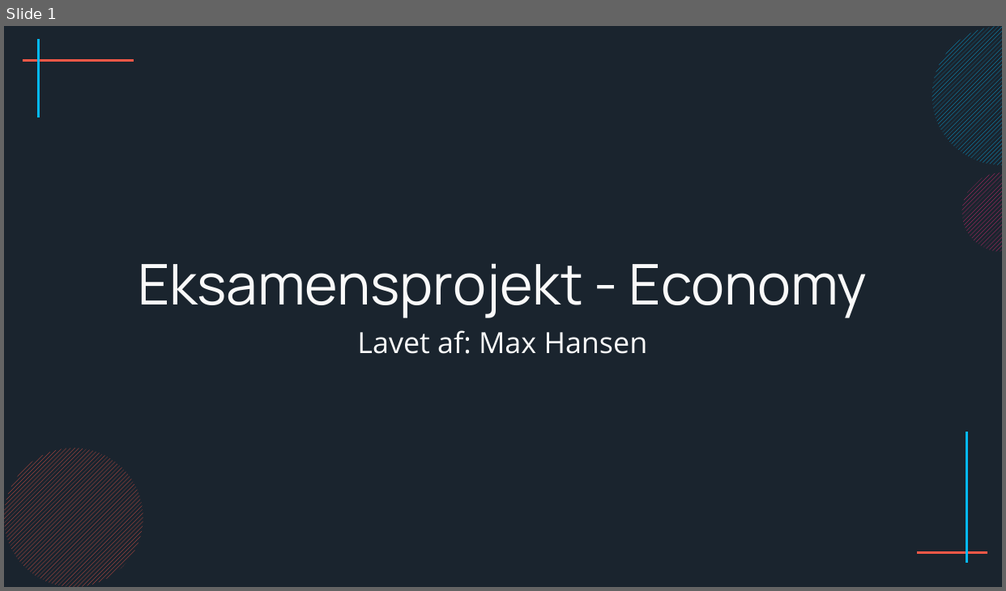
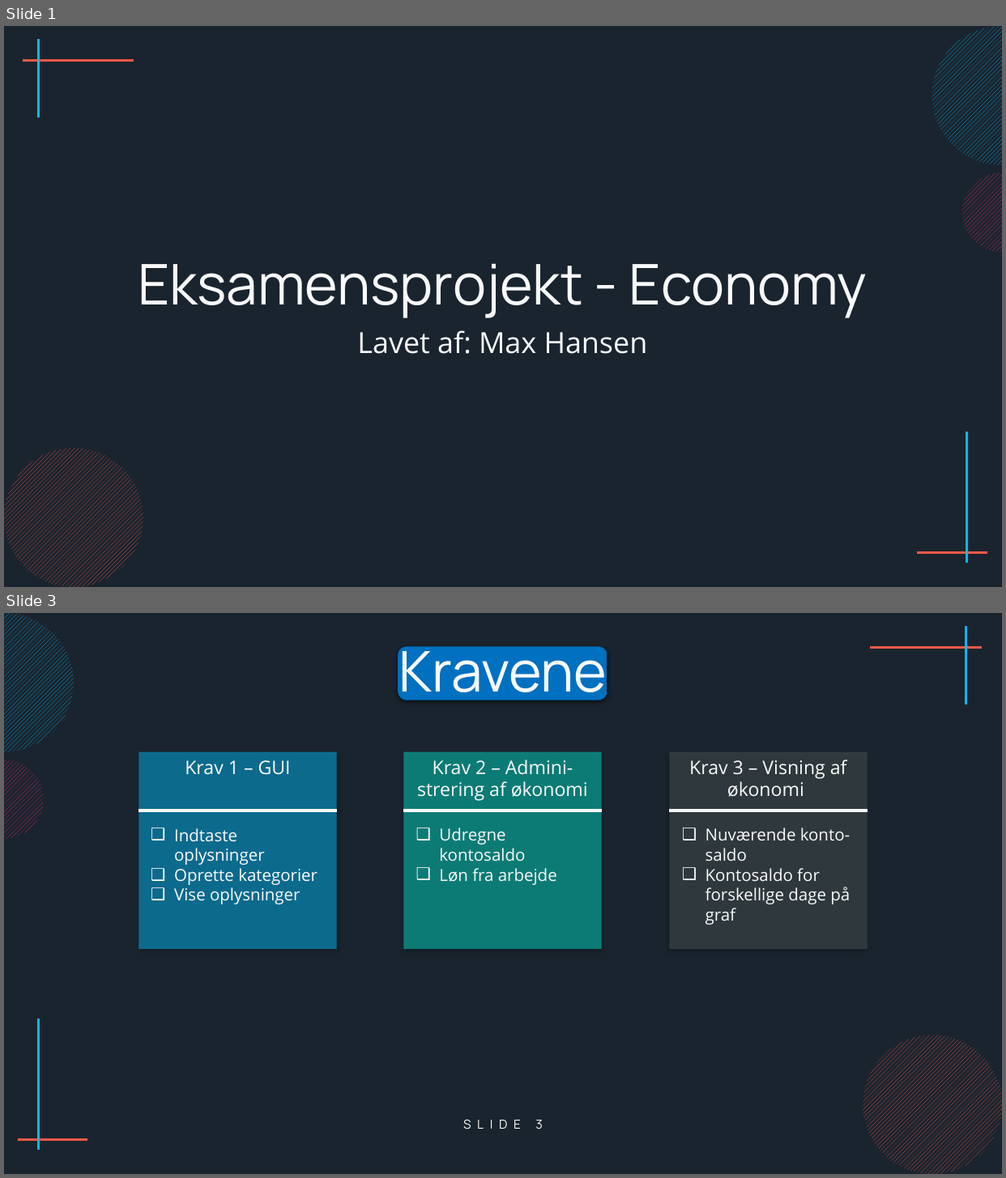
Before and after one commit to ProgrammeringOTGDKlassen/D-klassen-Programmering, a slide deck: Eksamensprojekt - Max/Præsentation/Præsentation af eksamensprojekt.pptx. Shown one above the other, each under a label of ours: slide 1 before the commit, slides 1 and 3 after it; the slides between them are not shown. The pictures are 1006x591 and 1006x1178 pixels, drawn with LibreOffice and Linux fonts; fonts in the diff are those of the drawing. Boxes give left, top, right and bottom in pixels: in the first picture for what was removed or moved away, otherwise in the second. Text is boxed around its words. In the diff, an @@ line names an element or a change of style, - is before the commit and + after.

Commit message:
Krav slide

```diff
--- a/Eksamensprojekt - Max/Præsentation/Præsentation af eksamensprojekt.pptx
+++ b/Eksamensprojekt - Max/Præsentation/Præsentation af eksamensprojekt.pptx
@@ slide 3 added at (4,613,1002,1174), background #1A242E @@
@@ ellipse added at (4,613,74,752), fill pattern #05B9F6 on #1A242E @@
@@ line added from (966, 705) to (966, 626), #05B9F6 2 pt @@
@@ rounded rectangle added at (398,647,607,700), fill #0070C0 @@
@@ text added at (399,639,607,706), 54 pt, text #F9F9F9 @@
+Kravene
@@ line added from (870, 648) to (982, 648), #F75847 2 pt @@
@@ rectangle added at (138,752,336,949), fill #05B9F6 at 50% opacity @@
@@ rectangle added at (404,752,602,949), fill #08DAC6 at 50% opacity @@
@@ rectangle added at (670,752,867,949), fill #4B5554 at 50% opacity @@
@@ ellipse added at (4,760,44,839), fill pattern #EF2A79 on #1A242E @@
@@ text added at (185,760,291,775), 18 pt, text #F9F9F9 @@
+Krav 1 – GUI
@@ text added at (417,760,588,801), 18 pt, text #F9F9F9 @@
+Krav 2 – Admini-strering af økonomi
@@ text added at (689,760,847,797), 18 pt, text #F9F9F9 @@
+Krav 3 – Visning af økonomi
@@ line added from (138, 811) to (336, 811), #F9F9F9 3 pt @@
@@ text added at (174,828,317,905), 16 pt, text #F9F9F9 @@
+❑ Indtaste oplysninger
+❑ Oprette kategorier
+❑ Vise oplysninger
@@ line added from (404, 811) to (602, 811), #F9F9F9 3 pt @@
@@ text added at (439,828,557,885), 16 pt, text #F9F9F9 @@
+❑ Udregne kontosaldo
+❑ Løn fra arbejde
@@ line added from (670, 811) to (867, 811), #F9F9F9 3 pt @@
@@ text added at (705,828,850,925), 16 pt, text #F9F9F9 @@
+❑ Nuværende konto-saldo
+❑ Kontosaldo for forskellige dage på graf
@@ line added from (39, 1020) to (39, 1151), #05B9F6 2 pt @@
@@ ellipse added at (863,1035,1002,1174), fill pattern #F75847 on #1A242E @@
@@ page number added at (535,1120,543,1130), 12 pt, text #F9F9F9 @@
+SLIDE 3
@@ line added from (88, 1140) to (18, 1140), #F75847 2 pt @@
```
Also in this commit, not shown: 1 slide changed, 1 other slide added.
